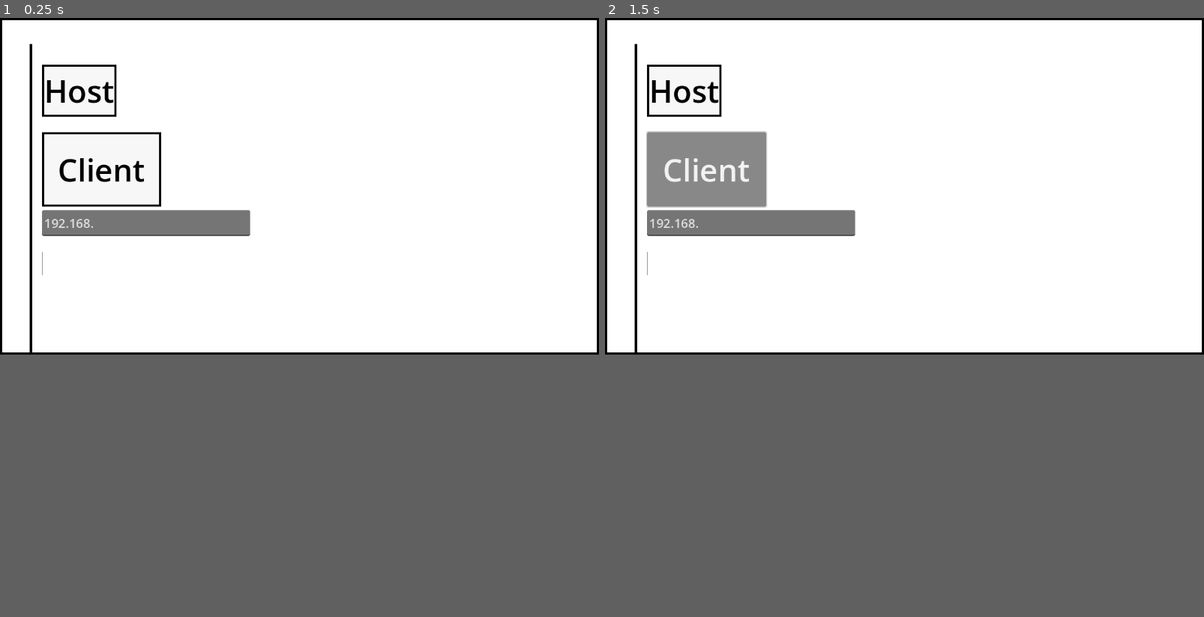
Above: before the commit, frames 1-2 (left to right).
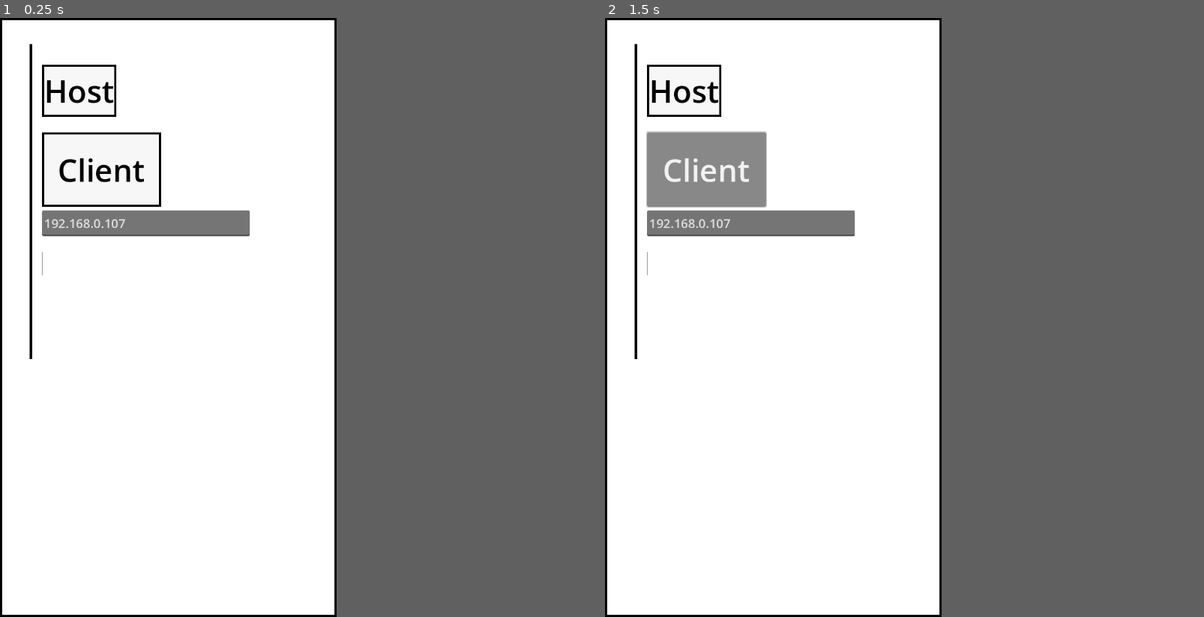
Above: after the commit, the same moments.

Repository: Owlrazum/Dots-and-Boxes
Game: Godot game, scene res://game_logic/connect.tscn
Same seed, same stepped clock (60 frames per second), same inputs: the game is played once before the commit and once after it.
Inputs:
- Up to frame 1 (0.25 s): no input
- Up to frame 2 (1.5 s): click "Client" at 0.5 s; click "Client" at 1.25 s
In our replay, the window is 799x449 before the commit and 449x799 after it. These sizes can differ from the game's own. Grey fills any space a smaller window leaves; there, only what the larger window draws over its background counts as a difference.

The runs differ from the first frame. In frame 1, 1.9% of the frame differs, in the area x 0-100%, y 0-100%; in frame 2, 1.7%.
Error in both runs: Assertion failed. (res://game_logic/connect.gd:67)

Commit message:
upwork gig submit for completion

Diff:
--- a/Scripts/Global.gd
+++ b/Scripts/Global.gd
@@ -28,7 +28,7 @@
 var line_index = 0;
 var current = 0;
 
-func _process(delta):
+func _process(_delta):
 	Red_Score = Scores[0];
 	Blue_Score = Scores[1];
 	Yellow_Score = Scores[2];
--- a/game_logic/connect.gd
+++ b/game_logic/connect.gd
@@ -22,7 +22,7 @@
 	multiplayer.server_disconnected.connect(close_network)
 	multiplayer.connection_failed.connect(close_network)
 
-	client_connect_ip.text = '192.168.'
+	client_connect_ip.text = '192.168.0.107'
 
 
 func on_connected_to_server():
--- a/game_logic/game.tscn
+++ b/game_logic/game.tscn
@@ -1,7 +1,13 @@
-[gd_scene load_steps=3 format=3 uid="uid://c4r7f5dag4l4q"]
+[gd_scene load_steps=5 format=3 uid="uid://c4r7f5dag4l4q"]
 
 [ext_resource type="Script" path="res://game_logic/manager.gd" id="1_tgwwa"]
 [ext_resource type="Script" path="res://game_logic/selection/selection.gd" id="2_u4txn"]
+
+[sub_resource type="StyleBoxFlat" id="StyleBoxFlat_v00if"]
+bg_color = Color(1, 1, 1, 1)
+
+[sub_resource type="StyleBoxFlat" id="StyleBoxFlat_66rim"]
+bg_color = Color(1, 1, 1, 1)
 
 [node name="Game" type="Node" node_paths=PackedStringArray("selection", "vertices_parent", "edges_parent", "faces_parent")]
 script = ExtResource("1_tgwwa")
@@ -20,8 +26,129 @@
 
 [node name="Camera3D" type="Camera3D" parent="."]
 transform = Transform3D(1, 0, 0, 0, -4.37114e-08, 1, 0, -1, -4.37114e-08, 0, 10, 0)
+keep_aspect = 0
+size = 30.0
 
 [node name="Selection" type="RayCast3D" parent="Camera3D"]
 target_position = Vector3(0, 0, -15)
 collide_with_areas = true
 script = ExtResource("2_u4txn")
+
+[node name="Control" type="Control" parent="."]
+layout_mode = 3
+anchors_preset = 15
+anchor_right = 1.0
+anchor_bottom = 1.0
+grow_horizontal = 2
+grow_vertical = 2
+mouse_filter = 2
+
+[node name="YellowPlayer" type="ColorRect" parent="Control"]
+layout_mode = 1
+offset_right = 150.0
+offset_bottom = 50.0
+color = Color(1, 1, 0, 1)
+
+[node name="Who" type="Label" parent="Control/YellowPlayer"]
+visible = false
+layout_mode = 1
+anchors_preset = 15
+anchor_right = 1.0
+anchor_bottom = 1.0
+grow_horizontal = 2
+grow_vertical = 2
+theme_override_colors/font_color = Color(0, 0, 0, 1)
+theme_override_font_sizes/font_size = 32
+text = "You"
+horizontal_alignment = 1
+vertical_alignment = 1
+
+[node name="Score" type="Label" parent="Control/YellowPlayer"]
+layout_mode = 1
+anchors_preset = 15
+anchor_right = 1.0
+anchor_bottom = 1.0
+offset_left = 150.0
+offset_right = 150.0
+grow_horizontal = 2
+grow_vertical = 2
+theme_override_colors/font_color = Color(0, 0, 0, 1)
+theme_override_font_sizes/font_size = 32
+theme_override_styles/normal = SubResource("StyleBoxFlat_v00if")
+text = "0
+"
+horizontal_alignment = 1
+vertical_alignment = 1
+
+[node name="VioletPlayer" type="ColorRect" parent="Control"]
+layout_mode = 1
+offset_top = 57.0
+offset_right = 150.0
+offset_bottom = 107.0
+color = Color(0.945098, 0.321569, 1, 1)
+
+[node name="Who" type="Label" parent="Control/VioletPlayer"]
+visible = false
+layout_mode = 1
+anchors_preset = 15
+anchor_right = 1.0
+anchor_bottom = 1.0
+grow_horizontal = 2
+grow_vertical = 2
+theme_override_colors/font_color = Color(0, 0, 0, 1)
+theme_override_font_sizes/font_size = 32
+text = "You"
+horizontal_alignment = 1
+vertical_alignment = 1
+
+[node name="Score" type="Label" parent="Control/VioletPlayer"]
+layout_mode = 1
+anchors_preset = 15
+anchor_right = 1.0
+anchor_bottom = 1.0
+offset_left = 150.0
+offset_right = 150.0
+grow_horizontal = 2
+grow_vertical = 2
+theme_override_colors/font_color = Color(0, 0, 0, 1)
+theme_override_font_sizes/font_size = 32
+theme_override_styles/normal = SubResource("StyleBoxFlat_v00if")
+text = "0"
+horizontal_alignment = 1
+vertical_alignment = 1
+
+[node name="WhoseTurn" type="Label" parent="Control"]
+layout_mode = 1
+anchors_preset = 2
+anchor_top = 1.0
+anchor_bottom = 1.0
+offset_top = -45.0
+offset_right = 350.0
+grow_vertical = 0
+theme_override_colors/font_color = Color(0, 0, 0, 1)
+theme_override_font_sizes/font_size = 32
+theme_override_styles/normal = SubResource("StyleBoxFlat_66rim")
+text = "It is player %s turn"
+horizontal_alignment = 1
+vertical_alignment = 1
+
+[node name="GameOver" type="Label" parent="Control"]
+visible = false
+layout_mode = 1
+anchors_preset = 8
+anchor_left = 0.5
+anchor_top = 0.5
+anchor_right = 0.5
+anchor_bottom = 0.5
+offset_left = -333.5
+offset_top = -44.0
+offset_right = 333.5
+offset_bottom = 44.0
+grow_horizontal = 2
+grow_vertical = 2
+theme_override_colors/font_color = Color(0, 0, 0, 1)
+theme_override_font_sizes/font_size = 64
+theme_override_styles/normal = SubResource("StyleBoxFlat_66rim")
+text = "YOU WIN!"
+horizontal_alignment = 1
+vertical_alignment = 1
--- a/game_logic/manager.gd
+++ b/game_logic/manager.gd
@@ -18,6 +18,14 @@
 @export var edges_parent: Node
 @export var faces_parent: Node
 
+@onready var players = [$Control/YellowPlayer as ColorRect, $Control/VioletPlayer as ColorRect]
+@onready var score_labels = [$Control/YellowPlayer/Score as Label, $Control/VioletPlayer/Score as Label]
+@onready var whose_turn = $Control/WhoseTurn as Label
+@onready var game_over = $Control/GameOver as Label
+
+var scores = [0, 0]
+var whose_turn_msgs = ["It is yellow player turn", "It is violet player turn"]
+
 var player_turn # 0 or 1
 var made_face
 
@@ -25,8 +33,6 @@
 var faces = [] # faces, each with number of edges 0..4
 var edges = [] # per vertex the array of 4 booleans denoting edge
 
-var p1_faces_amount = 0
-var p2_faces_amount = 0
 
 enum {
 	U, #up
@@ -38,9 +44,18 @@
 @rpc("reliable", "any_peer", "call_local")
 func make_turn(v1pos, v2pos, player):
 	make_edge(v1pos, v2pos, player)
+	if made_face:
+		if scores[0] + scores[1] == (dims.x - 1) * (dims.y - 1):
+			selection.can_select = false
+			game_over.visible = true
+			if (scores[0] > scores[1] and PlayerList.local_player_index == 1 or
+				scores[1] > scores[0] and PlayerList.local_player_index == 0):
+				game_over.text = "YOU LOST!"
+			return
 	if not made_face and PlayerList.player_amount > 1:
 		player_turn = 0 if player_turn == 1 else 1
 		selection.can_select = PlayerList.local_player_index == player_turn
+		whose_turn.text = whose_turn_msgs[player_turn]
 	made_face = false
 
 func _ready():
@@ -74,6 +89,8 @@
 				faces.append(0)
 
 	player_turn = 0
+	whose_turn.text = whose_turn_msgs[player_turn]
+	players[PlayerList.local_player_index].get_child(0).visible = true
 	made_face = false
 	selection.can_select = PlayerList.local_player_index == player_turn
 
@@ -86,6 +103,7 @@
 		default_adjacent(selected_vertex)
 		selected_vertex = null
 	else:
+		print("select")
 		vertex.select()
 		selected_vertex = vertex
 		highlight_adjacent(vertex)
@@ -169,7 +187,6 @@
 		if faces[face_index.y] == 4:
 			make_face(face_index.y, player)
 
-	var p = v1.position - v2.position
 	var edge = edge_scene.instantiate() as Edge
 	edges_parent.add_child(edge)
 	edge.position = v2.position
@@ -180,8 +197,10 @@
 	var face = face_scene.instantiate() as Face
 	faces_parent.add_child(face)
 	var fi = xtoxy(face_index, dims.x - 1)
-	face.position = vertices_parent.get_child(xytox(fi.x, fi.y, dims.x)).position + Vector3.UP * 0.5
+	face.position = vertices_parent.get_child(xytox(fi.x, fi.y, dims.x)).position + Vector3.UP * 0.2
 	face.material_override = face.material_override.duplicate()
 	if player == 0: face.p1()
 	else: face.p2()
+	scores[player] += 1
+	score_labels[player].text = str(scores[player])
 	made_face = true
--- a/game_logic/selection/selection.gd
+++ b/game_logic/selection/selection.gd
@@ -17,6 +17,7 @@
 		var click = event as InputEventMouseButton
 		if click.button_index == 1 and click.pressed:
 			var selectable = get_collider() as Selectable
+			print(selectable)
 			if selectable:
 				selectable.selected.emit()
 
--- a/game_logic/vertex.gd
+++ b/game_logic/vertex.gd
@@ -5,11 +5,15 @@
 @onready var selectable = $Selectable
 
 var pos: Vector2i
+var prev_col
 
 func _ready():
 	selectable.selected.connect(on_selected)
+	selectable.hover_started.connect(on_hover_start)
+	selectable.hover_ended.connect(on_hover_end)
 
 func on_selected():
+	print("selected")
 	vertex_pressed.emit(self)
 
 func default():
@@ -21,6 +25,12 @@
 func select():
 	material_override.set_shader_parameter("color", Color.RED)
 
+func on_hover_start():
+	prev_col = material_override.get_shader_parameter("color")
+	material_override.set_shader_parameter("color", Color.LIGHT_BLUE)
+
+func on_hover_end():
+	material_override.set_shader_parameter("color", Color.WHITE)
 
 #func tween_mat(material, tween_values, parameter_name):
 	#var tween = get_tree().create_tween()
--- a/game_logic/vertex.tscn
+++ b/game_logic/vertex.tscn
@@ -9,8 +9,9 @@
 rings = 2
 
 [sub_resource type="SphereShape3D" id="SphereShape3D_6qsmv"]
+radius = 1.5
 
-[node name="dot" type="MeshInstance3D"]
+[node name="Vertex" type="MeshInstance3D"]
 material_override = ExtResource("1_ef8ui")
 mesh = SubResource("SphereMesh_2asxk")
 script = ExtResource("3_osavd")
--- a/project.godot
+++ b/project.godot
@@ -21,6 +21,11 @@
 PlayerList="*res://game_logic/player_list.gd"
 SceneSwitcher="*res://game_logic/scene_switcher.gd"
 
+[display]
+
+window/size/viewport_width=648
+window/size/viewport_height=1152
+
 [rendering]
 
 renderer/rendering_method="mobile"
